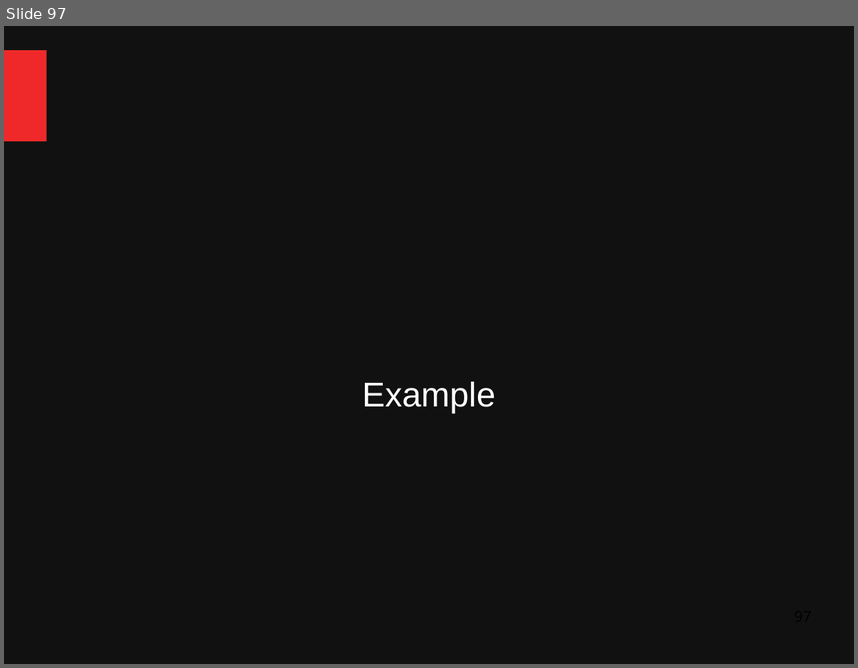
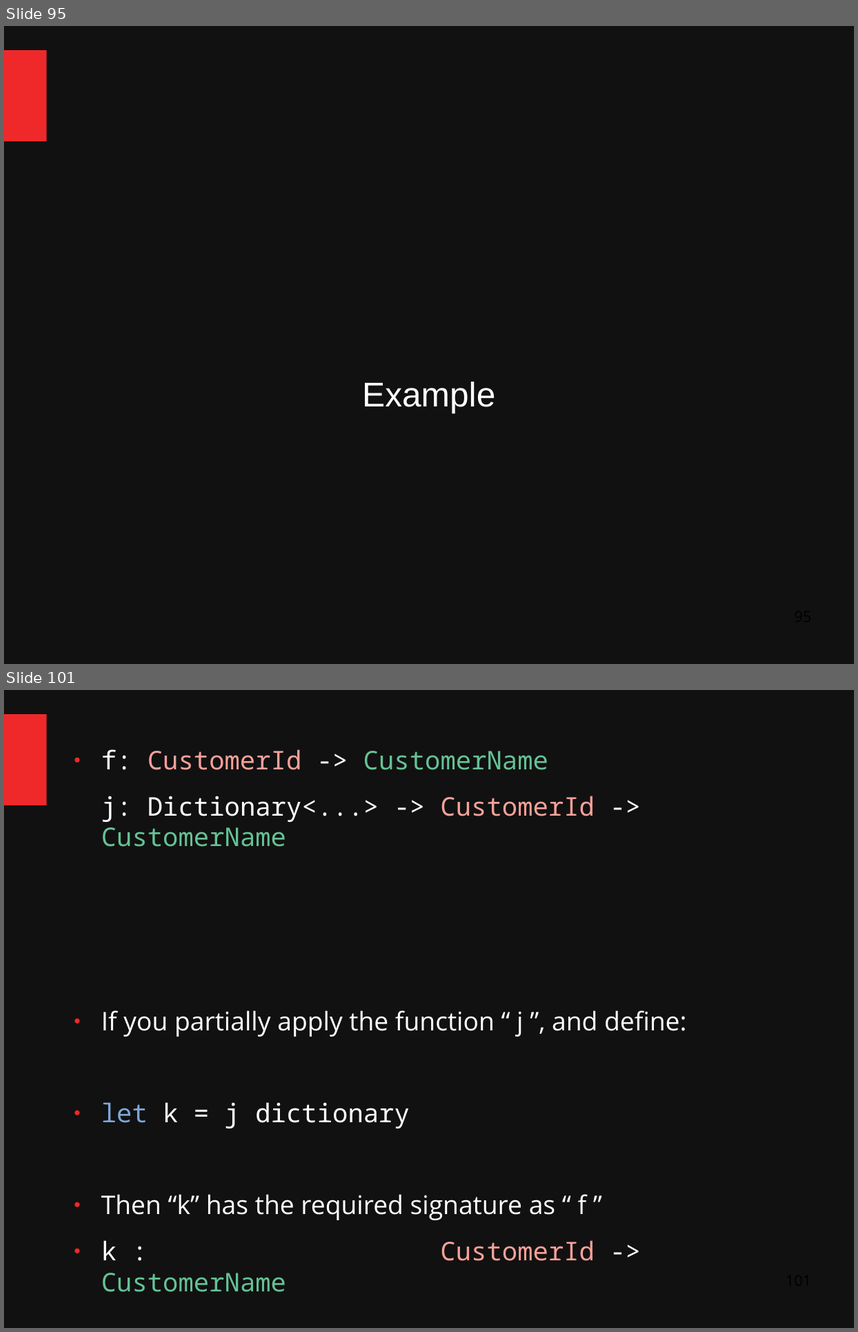
Before and after one commit to ChangHaiBin/FSharpPowerPoint, a slide deck: FSharp Talk Dark2.odp. Shown one above the other, each under a label of ours: slide 97 before the commit, slides 95 and 101 after it; the slides between them are not shown. The pictures are 858x668 and 858x1332 pixels, drawn with LibreOffice and Linux fonts; fonts in the diff are those of the drawing. Boxes give left, top, right and bottom in pixels: in the first picture for what was removed or moved away, otherwise in the second. Text is boxed around its words. In the diff, an @@ line names an element or a change of style, - is before the commit and + after.

```diff
--- a/FSharp Talk Dark2.odp
+++ b/FSharp Talk Dark2.odp
@@ slide 101 added at (x1=4, y1=690, x2=854, y2=1328), background #111111; not listed: 1 template element that a slide beside it also shows @@
@@ text added at (x1=101, y1=749, x2=686, y2=1220), 24 pt, text #FFFFFF @@
+● f: CustomerId -> CustomerName
+j: Dictionary<...> -> CustomerId -> CustomerName
+● If you partially apply the function “ j ”, and define:
+● let k = j dictionary
+● Then “k” has the required signature as “ f ”
+● k : CustomerId -> CustomerName
@@ what was slide 97 is now slide 95 @@
```
Also in this commit, not shown: 13 other slides added, 1 other file.
